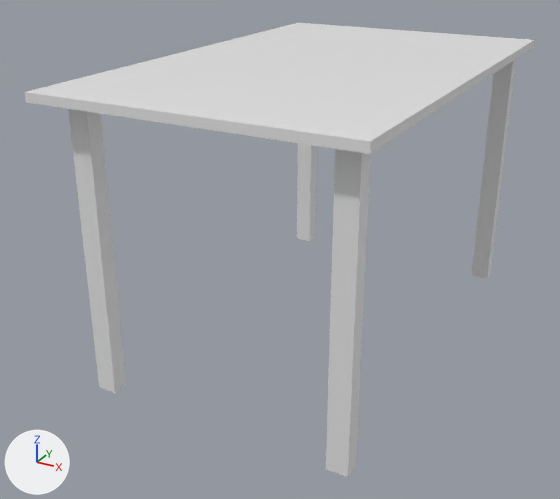
The FBX model Assets/Model/Table.fbx: old version first, new version second.
One viewpoint serves both versions: a 50 mm lens placed at (15.7, -27.9, 11.7), pointed at (-1.2, 2.8, -3.6). Arrows for +X, +Y and +Z are at lower left; the lights stay in place. Where no turn or scale is listed for an object, it has been applied to the vertices. Vertices at the same position are counted once.
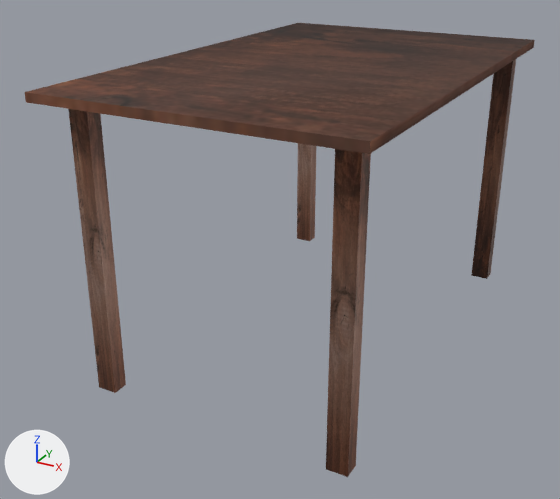
The newer file is also rescaled (x0.01) as a whole; pictures and numbers use the older file's frame.

Diff of the bpy script that builds the scene:
```diff
--- a/Assets/Model/Table.fbx.py
+++ b/Assets/Model/Table.fbx.py
@@ img_table_jpg @@
+img_table_jpg = load_image('Table.jpg', 'Table.jpg', 625, 417, 'sRGB')
@@ mat_material_004 @@
+mat_material_004 = principled_material('Material.004')
+mat_material_004.texture = img_table_jpg
+mat_material_004.metallic = 0.447
@@ mat_material_001 @@
+mat_material_001 = principled_material('Material.001')
+mat_material_001.texture = img_table_jpg
+mat_material_001.metallic = 0.531
@@ mat_material_005 @@
+mat_material_005 = principled_material('Material.005')
+mat_material_005.texture = img_table_jpg
+mat_material_005.metallic = 0.45
@@ mat_material_002 @@
+mat_material_002 = principled_material('Material.002')
+mat_material_002.texture = img_table_jpg
+mat_material_002.metallic = 0.676
@@ mat_material_003 @@
+mat_material_003 = principled_material('Material.003')
+mat_material_003.texture = img_table_jpg
+mat_material_003.roughness = 1.0
@@ me_cube_006 @@
 me_cube_006.from_pydata(...)  # 8 vertices, 6 faces; spans x -0.47..0.47, y -0.38..0.38, z -6.65..6.65
+me_cube_006.materials.append(mat_material_005)  # picture img_table_jpg
@@ me_cube_007 @@
 me_cube_007.from_pydata(...)  # 8 vertices, 6 faces; spans x -0.47..0.47, y -0.38..0.38, z -6.65..6.65
+me_cube_007.materials.append(mat_material_002)  # picture img_table_jpg
@@ me_cube_001 @@
 me_cube_001.from_pydata(...)  # 8 vertices, 6 faces; spans x -0.47..0.47, y -0.38..0.38, z -6.65..6.65
 # used by ob_cube_001; location = (5.97, 14.55, -1.63)
+# me_cube_001 part 3: texture (UV) coordinates of 4 of 6 faces, centred in x -0.47..0.47, y -0.38..0.38, z 0.0, changed; they spanned u 0.38..0.62, v 0.0..1.0 and now span u 0.02..0.98, v 0.1..0.9
+me_cube_001.materials.append(mat_material_004)  # picture img_table_jpg
@@ me_cube_008 @@
 me_cube_008.from_pydata(...)  # 8 vertices, 6 faces; spans x -0.47..0.47, y -0.38..0.38, z -6.65..6.65
+me_cube_008.materials.append(mat_material_001)  # picture img_table_jpg
@@ me_cube @@
 me_cube.from_pydata(...)  # 8 vertices, 6 faces; spans x -3.14..3.14, y -6.98..2.99, z -0.09..0.09
 # used by ob_cube; location = (0.0, 0.0, 5.13); scale = (-2.26, -2.26, -2.26)
-me_cube.materials.append(mat_material)  # white #e7e7e7
+# me_cube part 1: its shading normals changed
+# me_cube part 2: texture (UV) coordinates of 6 of 6 faces, centred in x -3.14..3.14, y -6.98..2.99, z -0.09..0.09, changed; they spanned u 0.12..0.88, v 0.0..1.0 and now span u 0.01..1.0, v 0.01..0.88
+me_cube.materials.append(mat_material_003)  # picture img_table_jpg
```

What differs and where, as boxes [x1, y1, x2, y2] in the pictures (560 x 499 px):
'Cube', recoloured, shading changed, surface changed (white to brown)
    both: [25, 23, 535, 154]
'Cube.003', recoloured (grey to brown)
    both: [326, 149, 371, 477]
'Cube.004', recoloured (grey to brown)
    both: [68, 109, 126, 393]
'Cube.001', recoloured, surface changed (grey to brown)
    both: [471, 59, 516, 279]
'Cube.002', recoloured (grey to brown)
    both: [297, 143, 316, 241]
part 2 of me_cube, surface changed (white to brown)
    both: [25, 23, 535, 154]
